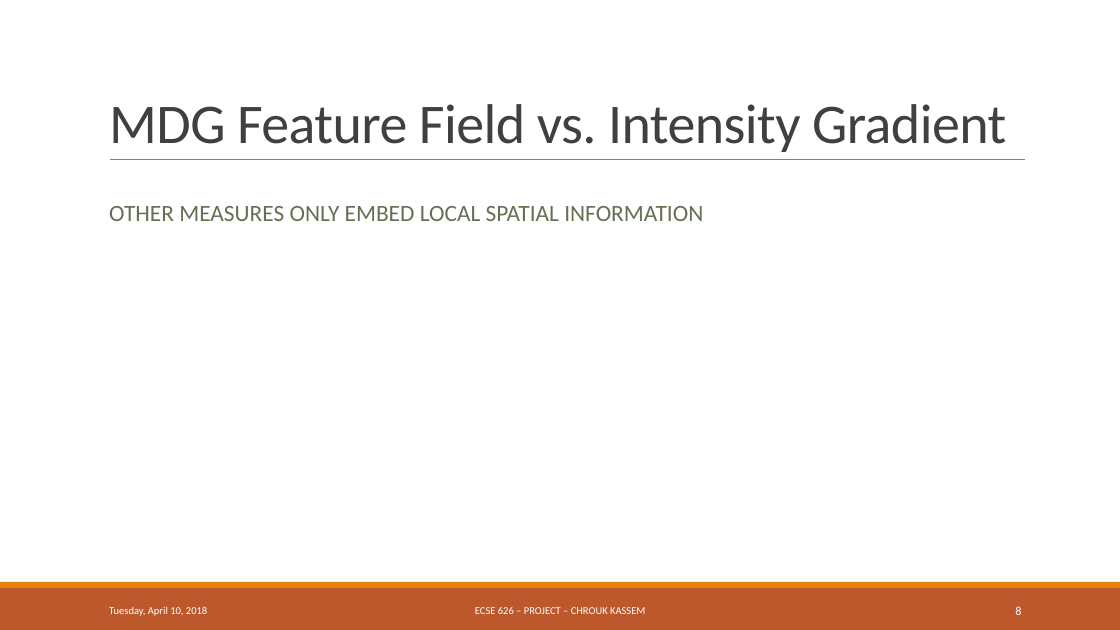
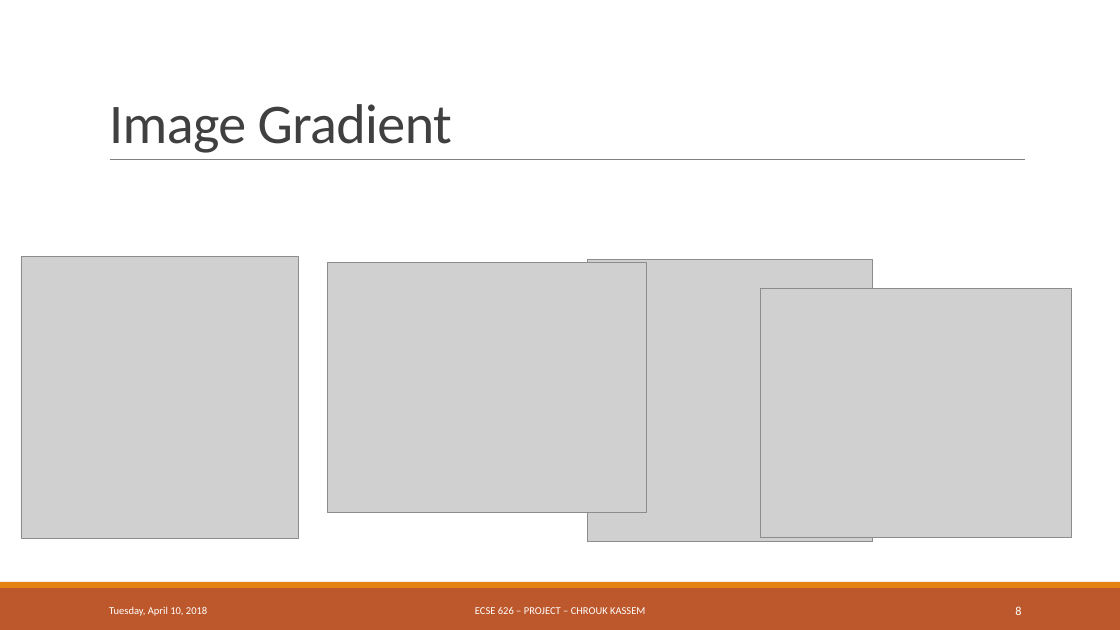
Before and after one commit to ChroukK/MDG_MI_project, a slide deck: slide 8 of Maximum Distance Gradient for Robust Image Registration.pptx. Drawn at 1120x630 pixels with LibreOffice and Linux fonts; fonts in the diff are those of the drawing; grey boxes stand for pictures. Boxes give left, top, right and bottom in pixels: in the first picture for what was removed or moved away, otherwise in the second. Text is boxed around its words. In the diff, an @@ line names an element or a change of style, - is before the commit and + after.

```diff
--- a/Maximum Distance Gradient for Robust Image Registration.pptx
+++ b/Maximum Distance Gradient for Robust Image Registration.pptx
@@ title at [109, 104, 452, 153]: text changed @@
-MDG Feature Field vs. Intensity Gradient
+Image Gradient
@@ text removed at [109, 206, 703, 221] @@
-OTHER MEASURES ONLY EMBED LOCAL SPATIAL INFORMATION
@@ picture added at [21, 256, 298, 538] @@
@@ picture added at [328, 262, 647, 513] @@
@@ picture added at [587, 260, 872, 541] @@
@@ picture added at [760, 288, 1072, 538] @@
```
Also in this commit, not shown: 3 other slides changed, 36 other files.
